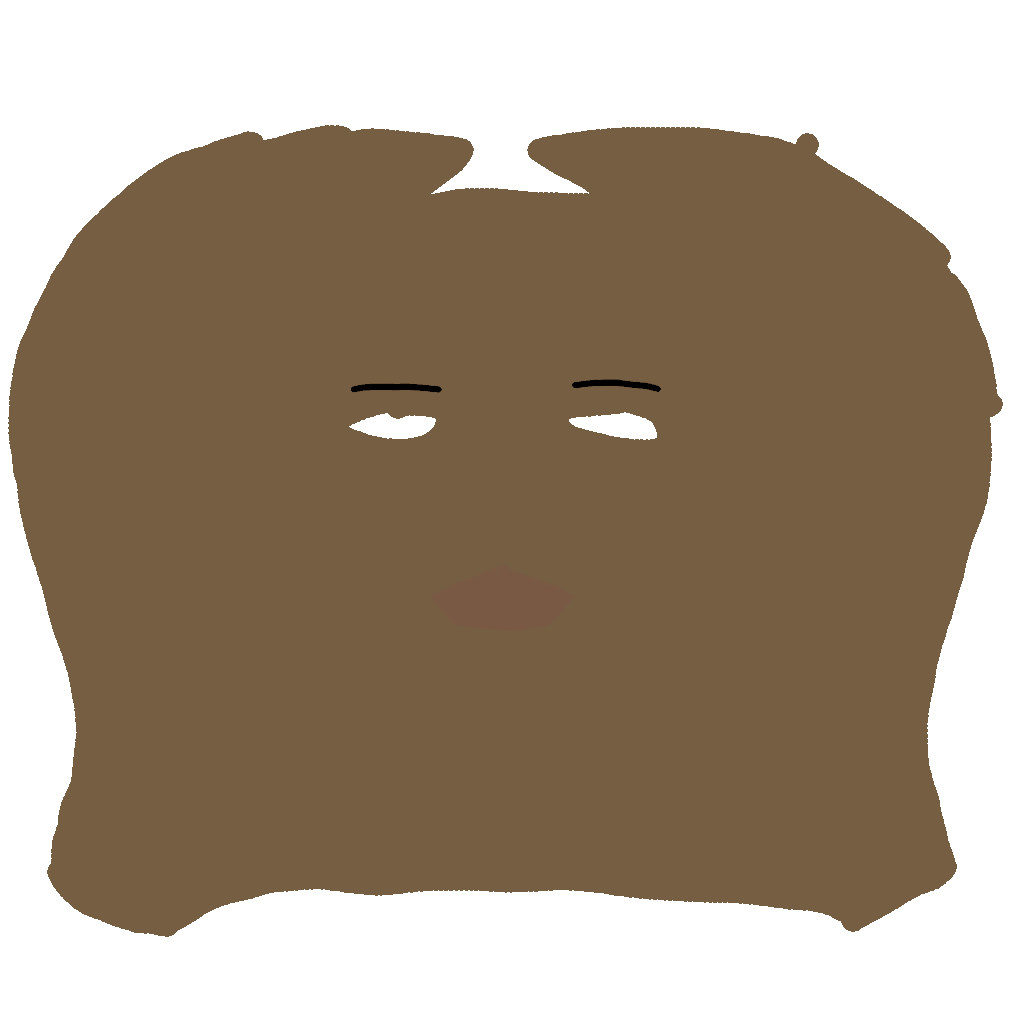
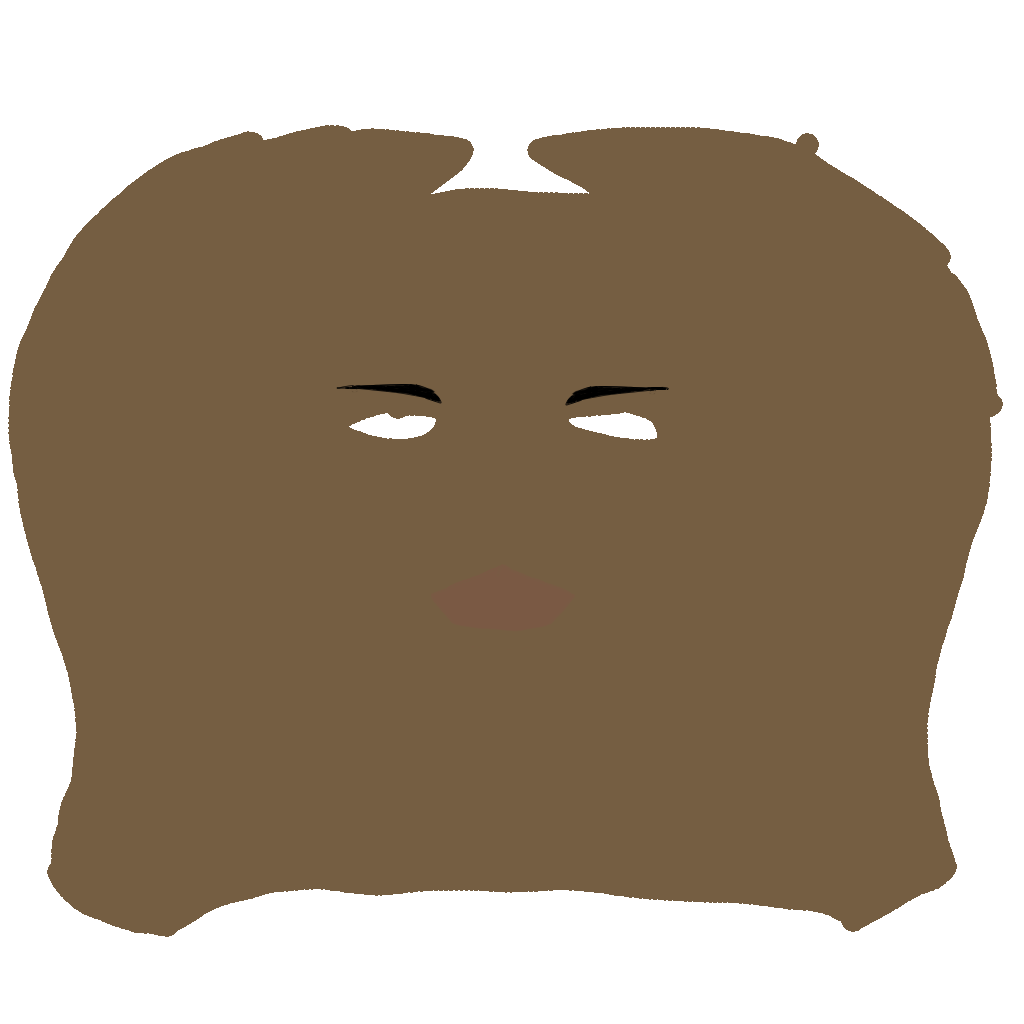
Layers edited between the first and the second w=1024, h=1024 image:
renamed "Layer 2" to "Layer 3", painted on it over bbox(336, 379, 669, 406)
